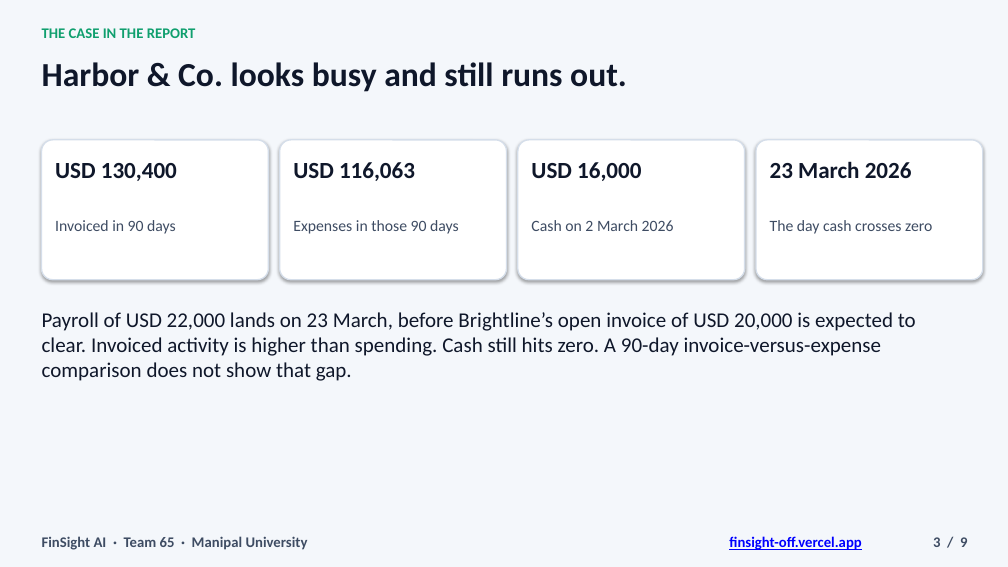
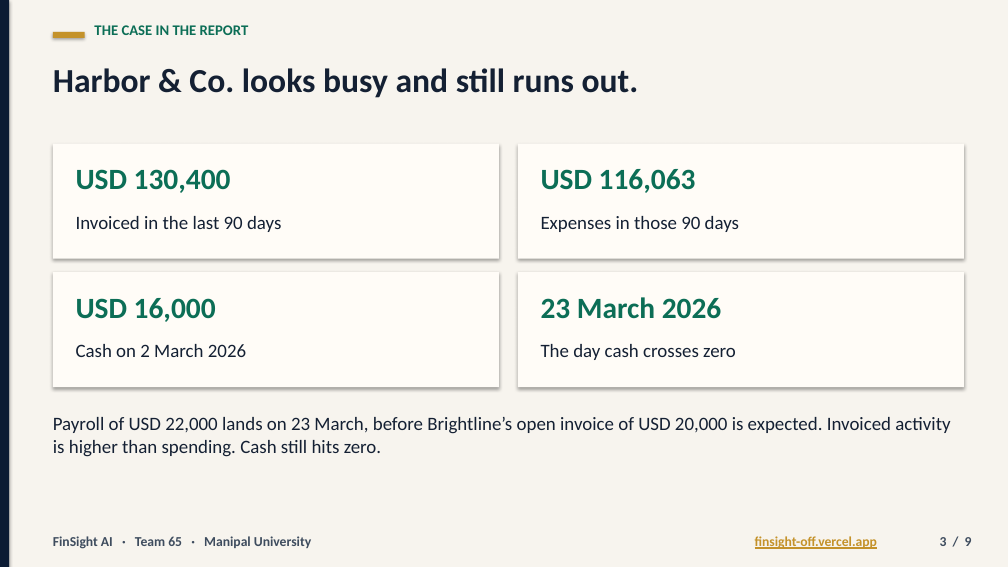
Before and after one commit to Nancy20052020/finsight_off, a slide deck: slide 3 of public/FinSight.pptx. Drawn at 1008x567 pixels with LibreOffice and Linux fonts; fonts in the diff are those of the drawing. Boxes give left, top, right and bottom in pixels: in the first picture for what was removed or moved away, otherwise in the second. Text is boxed around its words. In the diff, an @@ line names an element or a change of style, - is before the commit and + after.

Commit message:
Rebuild the pitch deck as a sharp nine-slide presentation.
Title and closing slides name Amisha Singh and Nancy Verma, Manipal University, Team 65. The middle slides follow the report: the problem, what FinSight does, and how the calendar forecast beats repeating last month. Slides are text only, so they stay sharp.

```diff
--- a/public/FinSight.pptx
+++ b/public/FinSight.pptx
@@ rectangle at bbox=[0, 0, 1008, 567]: fill #F4F7FB to #F7F4EE @@
@@ rectangle added at bbox=[0, 0, 9, 567], fill #0B1B33 @@
@@ text "THE CASE IN THE REPORT": place and size @@
-text "THE CASE IN THE REPORT" at bbox=[42, 28, 196, 38]
+text "THE CASE IN THE REPORT" at bbox=[94, 25, 249, 35]
@@ text "THE CASE IN THE REPORT" at bbox=[94, 25, 249, 35]: text colour #0F9F6E to #0C6E56 @@
@@ text "Harbor & Co. looks busy ...": place and size @@
-text "Harbor & Co. looks busy ..." at bbox=[42, 62, 627, 92]
+text "Harbor & Co. looks busy ..." at bbox=[53, 68, 639, 98]
@@ text "Harbor & Co. looks busy ..." at bbox=[53, 68, 639, 98]: text colour #0F172A to #142033 @@
@@ rectangle added at bbox=[53, 32, 85, 38], fill #C4922A @@
@@ rounded rectangle removed at bbox=[42, 140, 268, 280] @@
@@ rectangle added at bbox=[53, 144, 499, 259], fill #FFFCF7 @@
@@ rounded rectangle removed at bbox=[280, 140, 507, 280] @@
@@ rounded rectangle removed at bbox=[518, 140, 745, 280] @@
@@ rectangle added at bbox=[518, 144, 964, 259], fill #FFFCF7 @@
@@ rounded rectangle removed at bbox=[756, 140, 983, 280] @@
@@ text "USD 130,400": place and size @@
-text "USD 130,400" at bbox=[55, 163, 177, 181]
+text "USD 130,400" at bbox=[76, 169, 231, 193]
@@ text "USD 116,063": place and size @@
-text "USD 116,063" at bbox=[293, 162, 415, 181]
+text "USD 116,063" at bbox=[541, 169, 696, 193]
@@ text at bbox=[76, 216, 281, 232]: text changed; size 15 to 18 pt; text colour #3E4C63 to #142033 @@
-Invoiced in 90 days
+Invoiced in the last 90 days
@@ text "Expenses in those 90 days": place and size @@
-text "Expenses in those 90 days" at bbox=[293, 220, 459, 234]
+text "Expenses in those 90 days" at bbox=[541, 216, 739, 232]
@@ rectangle added at bbox=[53, 272, 499, 387], fill #FFFCF7 @@
@@ text "USD 16,000": place and size @@
-text "USD 16,000" at bbox=[531, 162, 641, 181]
+text "USD 16,000" at bbox=[76, 298, 216, 322]
@@ rectangle added at bbox=[518, 272, 964, 387], fill #FFFCF7 @@
@@ size 22 to 28 pt, text colour #0F172A to #0C6E56 in 4 elements at bbox=[76, 169, 231, 193], bbox=[541, 169, 696, 193], bbox=[76, 298, 216, 322], bbox=[541, 297, 722, 319] @@
@@ text "23 March 2026": place and size @@
-text "23 March 2026" at bbox=[770, 161, 912, 178]
+text "23 March 2026" at bbox=[541, 297, 722, 319]
@@ text "Cash on 2 March 2026": place and size @@
-text "Cash on 2 March 2026" at bbox=[531, 220, 674, 231]
+text "Cash on 2 March 2026" at bbox=[76, 344, 246, 357]
@@ size 15 to 18 pt, text colour #3E4C63 to #142033 in 3 elements at bbox=[541, 216, 739, 232], bbox=[76, 344, 246, 357], bbox=[541, 344, 736, 360] @@
@@ text "The day cash crosses zero": place and size @@
-text "The day cash crosses zero" at bbox=[770, 220, 932, 234]
+text "The day cash crosses zero" at bbox=[541, 344, 736, 360]
@@ text at bbox=[53, 417, 950, 457]: text changed; size 20 to 18 pt; text colour #0F172A to #142033 @@
-Payroll of USD 22,000 lands on 23 March, before Brightline’s open invoice of USD 20,000 is expected to clear. Invoiced activity is higher than spending. Cash still hits zero. A 90-day invoice-versus-expense comparison does not show that gap.
+Payroll of USD 22,000 lands on 23 March, before Brightline’s open invoice of USD 20,000 is expected. Invoiced activity is higher than spending. Cash still hits zero.
@@ text "FinSight AI · Team 65 ...": place and size @@
-text "FinSight AI · Team 65 ..." at bbox=[42, 536, 308, 550]
+text "FinSight AI · Team 65 ..." at bbox=[53, 536, 311, 549]
@@ text "FinSight AI · Team 65 ..." at bbox=[53, 536, 311, 549]: size 14 to 13 pt, text colour #3E4C63 to #3E4C5E @@
@@ text "finsight-off.vercel.app": place and size @@
-text "finsight-off.vercel.app" at bbox=[729, 536, 861, 550]
+text "finsight-off.vercel.app" at bbox=[755, 536, 877, 549]
@@ text "finsight-off.vercel.app" at bbox=[755, 536, 877, 549]: size 14 to 13 pt, text colour #0000FF to #C4922A @@
@@ text "3 / 9" at bbox=[940, 537, 972, 546]: size 14 to 13 pt, text colour #3E4C63 to #3E4C5E @@
```
Also in this commit, not shown: 8 other slides changed, 1 other file.
